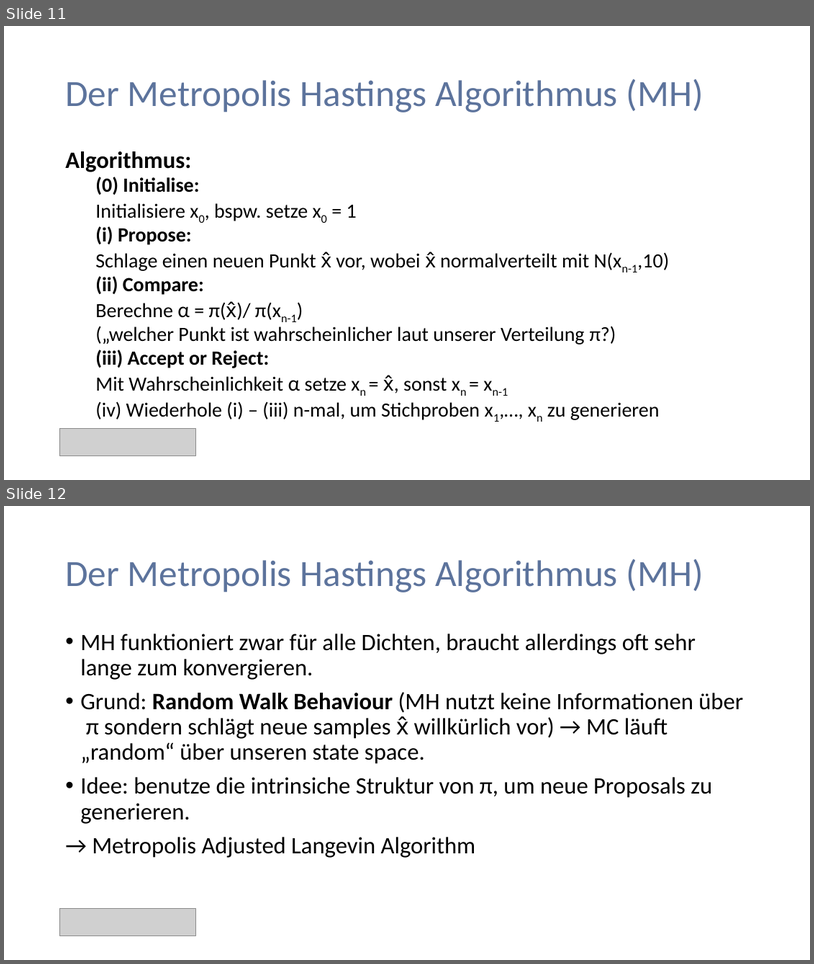
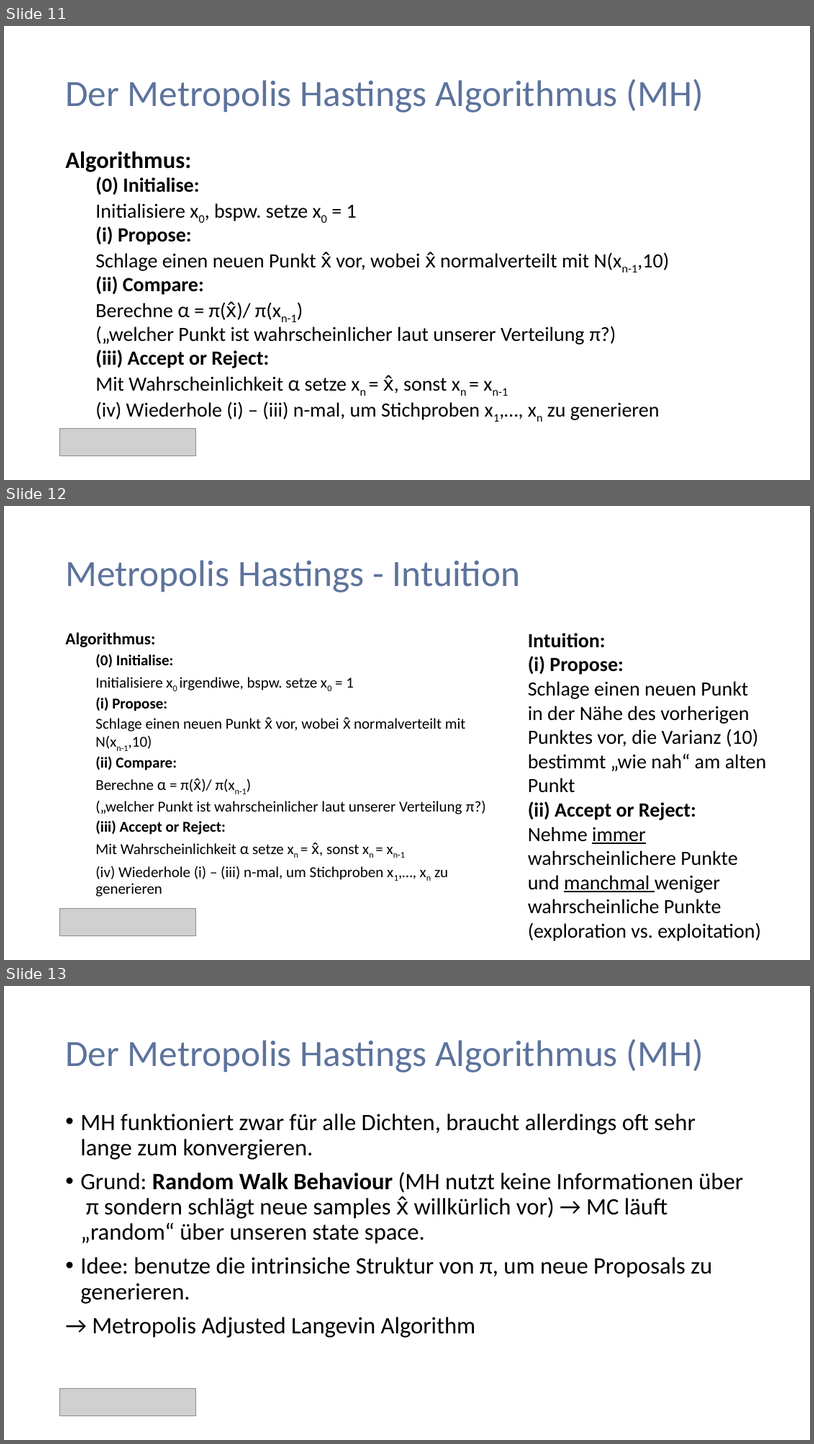
Before and after one commit to PaulNitschke/MCMC-Workshop---Stads, a slide deck: Präsentation_MonteCarlo.pptx. Shown one above the other, each under a label of ours: slides 11 and 12 before the commit, slides 11, 12 and 13 after it. The pictures are 814x964 and 814x1444 pixels, drawn with LibreOffice and Linux fonts; fonts in the diff are those of the drawing; grey boxes stand for pictures. Boxes give left, top, right and bottom in pixels: in the first picture for what was removed or moved away, otherwise in the second. Text is boxed around its words. In the diff, an @@ line names an element or a change of style, - is before the commit and + after.

Commit message:
add example images to ppt

```diff
--- a/Präsentation_MonteCarlo.pptx
+++ b/Präsentation_MonteCarlo.pptx
@@ slide 12 added at (4, 506, 810, 960), background #FFFFFF @@
@@ title added at (65, 560, 521, 592), 44 pt, text #5C739C @@
+Metropolis Hastings - Intuition
@@ text added at (65, 632, 486, 896), 18 pt, text #000000 @@
+Algorithmus:
+  (0) Initialise:
+  Initialisiere x0 irgendiwe, bspw. setze x0 = 1
+  (i) Propose:
+  Schlage einen neuen Punkt x̂ vor, wobei x̂ normalverteilt mit N(xn-1,10)
+  (ii) Compare:
+  Berechne α = π(x̂)/ π(xn-1)
+  („welcher Punkt ist wahrscheinlicher laut unserer Verteilung π?)
+  (iii) Accept or Reject:
+  Mit Wahrscheinlichkeit α setze xn = x̂, sonst xn = xn-1
+  (iv) Wiederhole (i) – (iii) n-mal, um Stichproben x1,…, xn zu generieren
@@ text added at (528, 633, 767, 941), 24 pt, text #000000 @@
+Intuition:
+(i) Propose:
+Schlage einen neuen Punkt in der Nähe des vorherigen Punktes vor, die Varianz (10) bestimmt „wie nah“ am alten Punkt
+(ii) Accept or Reject:
+Nehme immer wahrscheinlichere Punkte und manchmal weniger wahrscheinliche Punkte (exploration vs. exploitation)
@@ picture added at (59, 908, 196, 936) @@
@@ what was slide 12 is now slide 13 @@
```
Also in this commit, not shown: 4 slides changed.
